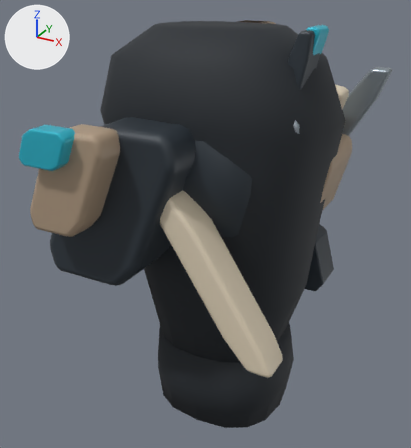
The FBX model unity-vfx-preview/Assets/Resources/TRIAS/PilotModels/WraithSuit.fbx, before and after one commit.
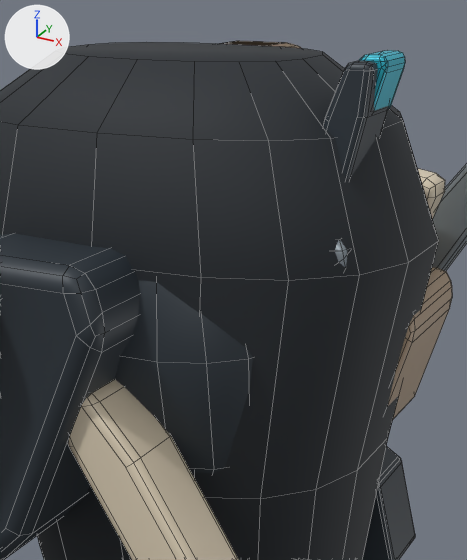
Each version is shown whole from a camera (50 mm lens) standing at (0.337, -0.671, 0.245) and looking at (-0.014, -0.032, -0.074), then close up on the part from 30% to 88% of the width and 0% to 63% of the height. Lighting does not change. The marker at upper left points along +X, +Y and +Z. The older version's two pictures come first. The close-ups show mesh edges as thin lines. Where no turn or scale is listed for an object, it has been applied to the vertices. Vertices at exactly the same position are counted once.

The first close-up shows 'Helmet_Mount', 'Pelvis_Mount', 'Torso_Mount' and 1 more.
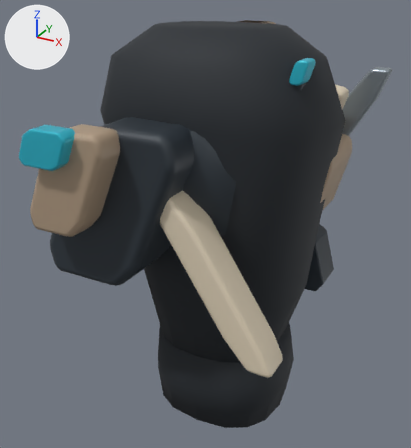
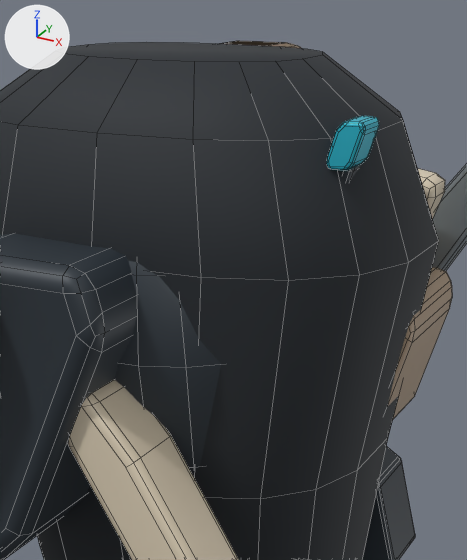
The change, as a list of edits to the scene's bpy script:
```text
Change me_helmet_mesh:
    used by ob_helmet_mount; location = (0.0, 0.0, 0.0)
    remove me_helmet_mesh.from_pydata(...)  # 706 vertices, 644 faces; spans x -0.104..0.141, y -0.152..0.144, z -0.18..0.194
    add me_helmet_mesh.from_pydata(...)  # 700 vertices, 630 faces; spans x -0.097..0.138, y -0.151..0.144, z -0.18..0.163
    me_helmet_mesh part 1: the loose piece of 100 vertices spanning x -0.104..0.104, y -0.152..0.078, z -0.106..0.126 is rebuilt with 132 vertices and now spans x -0.097..0.097, y -0.151..0.082, z -0.106..0.124
    me_helmet_mesh part 2: the loose piece of 80 vertices spanning x 0.087..0.137, y -0.082..-0.04, z 0.028..0.191 is rebuilt with 80 vertices and now spans x 0.087..0.132, y -0.082..-0.052, z 0.036..0.156
    me_helmet_mesh part 3: a new loose piece of 96 vertices spanning x 0.118..0.138, y -0.09..-0.064, z 0.137..0.163, in mat_faction (cyan #29b6cd)
    me_helmet_mesh part 4: the loose piece of 88 vertices spanning x 0.116..0.141, y -0.071..-0.036, z 0.16..0.194 is deleted
    me_helmet_mesh part 5
    88 vertices are removed from x 0.058..0.135, y -0.096..0.035, z -0.003..0.105
    82 faces are deleted
    other edits to the shape of me_helmet_mesh do not show in these pictures
```

Where the change shows, as pixel boxes [x1, y1, x2, y2] in the close-ups (467 x 560 px):
'Helmet_Mount', reshaped (9% narrower, 16% shorter): before [115, 50, 405, 473]; after [114, 116, 379, 471]
part 1 of me_helmet_mesh, rebuilt: before [115, 280, 253, 473]; after [114, 261, 221, 471]
part 2 of me_helmet_mesh, rebuilt (mostly hidden afterwards): before [323, 60, 389, 179]; after [343, 164, 361, 180]
part 3 of me_helmet_mesh, added (cyan): after [327, 116, 379, 171]
part 4 of me_helmet_mesh, deleted (cyan): before [359, 50, 405, 110]
part 5 of me_helmet_mesh, deleted (mostly hidden): before [335, 240, 347, 267]
